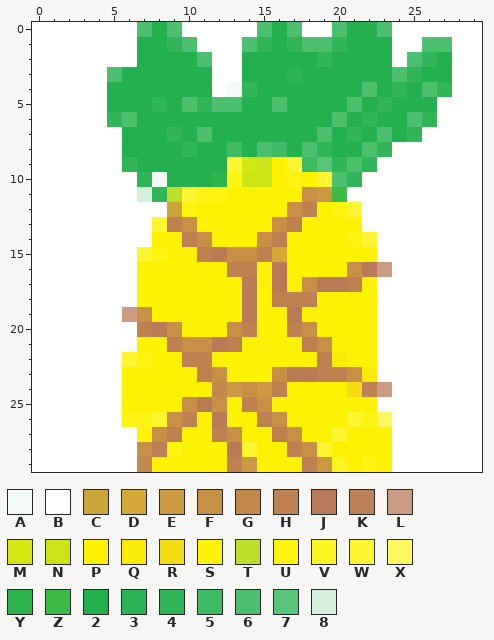
Two versions of one pixel-art sprite, source/pineapple.png. Above, as it was before the edit.
The file is 30x30 pixels. Colours within 5 levels of each other are drawn and written as one.
Palette (. is transparent): A #f1faf4  B #ffffff  C #cba439  D #d4a736  E #cb9941  F #c69147  G #c2894c  H #bd8152  J #b97a57  K #bd8158  L #cb9c81  M #d2e610  N #cbe416  P #fff200  Q #fbeb05  R #f2db10  S #fff206  T #bcdf29  U #fff310  V #fff420  W #fff530  X #fff760  Y #2bb44b  Z #3eba49  2 #22b14c  3 #2ab453  4 #30b657  5 #3ebb63  6 #4cc06e  7 #5ac579  8 #d5f0dd
Pixels before, first column x 0:
 0 BBBBBBB626BBBBB626BB6226BBBBBB
 1 BBBBBBB2246BBB6424664222BB66BB
 2 BBBBBBB22226BB2222242222B642BB
 3 BBBBB6222222BB22232222226422BB
 4 BBBBB2222222BA42222222624264BB
 5 BBBBB2224264662262222624222BBB
 6 BBBBB4622222222222226242264BBB
 7 BBBBBB22242622222226242624BBBB
 8 BBBBBB222242252652642264BBBBBB
 9 BBBBBB4222222WMNPW57464BBBBBBB
10 BBBBBBB4A222YUNNPUPW64BBBBBBBB
11 BBBBBBB84TWUUPPPPPFEZBBBBBBBBB
12 BBBBBBBBBCUPPPPPPFHPUWBBBBBBBB
13 BBBBBBBBWHFPPPPPFHPPPPBBBBBBBB
14 BBBBBBBBPPHFPPPFHPPPPUWBBBBBBB
15 BBBBBBBWUPPHJFFHDPPPPPPBBBBBBB
16 BBBBBBBPPPPPPHHPJPPPPFJLBBBBBB
17 BBBBBBBPPPPPPPJPJPFJJHPBBBBBBB
18 BBBBBBBPPPPPPPJPHHHPPPPBBBBBBB
19 BBBBBBLFPPPPPPJPPJPPPPPBBBBBBB
20 BBBBBBBHJFPPPFHPPHFPPPPBBBBBBB
21 BBBBBBBPPHFFJHPPPPHFPPPBBBBBBB
22 BBBBBBWUPPHHPPPPPPPHQPPBBBBBBB
23 BBBBBBPPPPPHFPPPFJJHHFQBBBBBBB
24 BBBBBBPPPPPPGEFEHPPPPRHLBBBBBB
25 BBBBBBPPPPFJFPHFPPPPPPPBBBBBBB
26 BBBBBBUUWFHPJPPHFPPPPWUXBBBBBB
27 BBBBBBBSFHPPHFPPHFPPWPPSBBBBBB
28 BBBBBBBFKUPPPJWPPHFWPPPPBBBBBB
29 BBBBBBBGPPPPPHEPPPHEVPUPBBBBBB
Once edited:
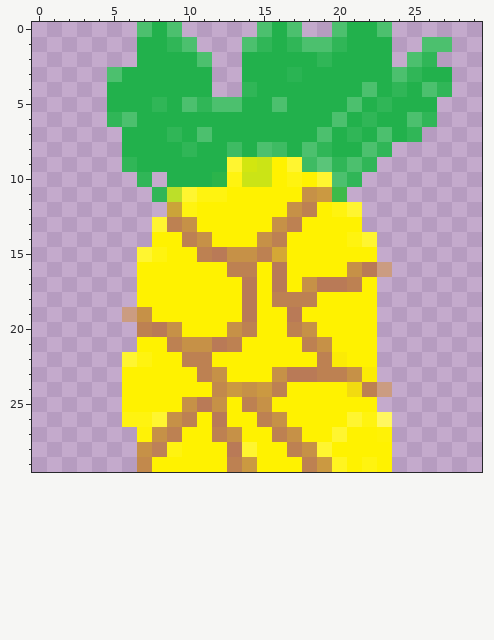
The edit:
The edit erases colour 2 in row 2 at x 27.
The edit erases colour 8 in row 11 at x 7.
The edit erases colour A in row 4 at x 13; in row 10 at x 8.
The edit erases colour B in row 0 at x 0 to 6, 10 to 14, 18 to 19 and 24 to 29; in row 1 at x 0 to 6, 11 to 13, 24 to 25 and 28 to 29; in row 2 at x 0 to 6, 12 to 13, 24 and 28 to 29; in row 3 at x 0 to 4, 12 to 13 and 28 to 29; in row 4 at x 0 to 4, 12 and 28 to 29; in rows 5 to 6 at x 0 to 4 and 27 to 29.
The edit erases colour B in row 7 at x 0 to 5 and 26 to 29; in row 8 at x 0 to 5 and 24 to 29; in row 9 at x 0 to 5 and 23 to 29; in row 10 at x 0 to 6 and 22 to 29; in row 11 at x 0 to 6 and 21 to 29; in row 12 at x 0 to 8 and 22 to 29.
The edit erases colour B in row 13 at x 0 to 7 and 22 to 29; in row 14 at x 0 to 7 and 23 to 29; in row 15 at x 0 to 6 and 23 to 29; in row 16 at x 0 to 6 and 24 to 29; in rows 17 to 18 at x 0 to 6 and 23 to 29; in row 19 at x 0 to 5 and 23 to 29.
The edit erases colour B in rows 20 to 21 at x 0 to 6 and 23 to 29; in rows 22 to 23 at x 0 to 5 and 23 to 29; in row 24 at x 0 to 5 and 24 to 29; in row 25 at x 0 to 5 and 23 to 29; in row 26 at x 0 to 5 and 24 to 29; in rows 27 to 29 at x 0 to 6 and 24 to 29.
